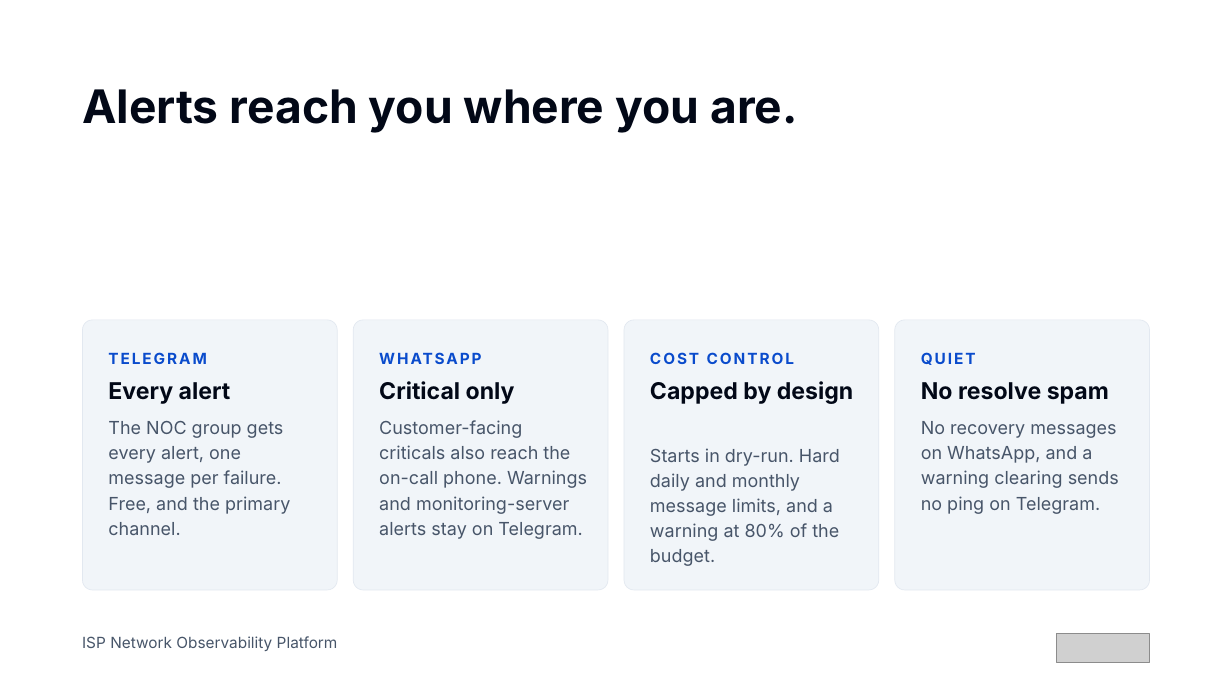
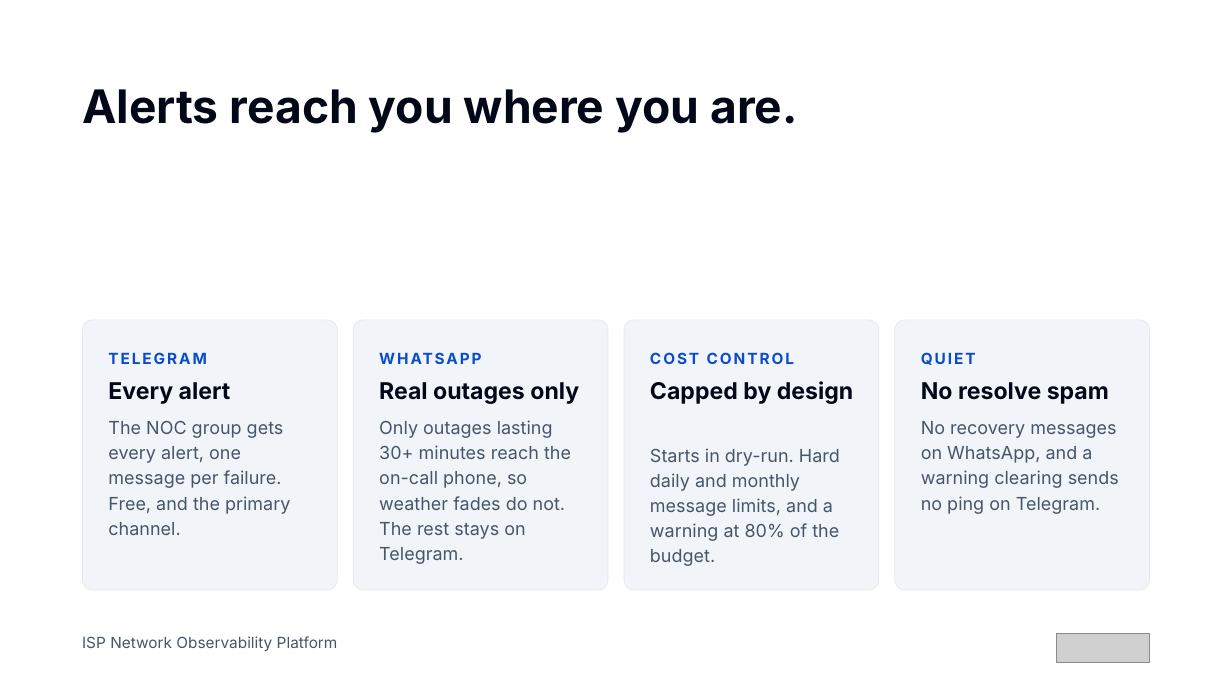
Before and after one commit to ValCee1/ISP-Observability-Platform, a slide deck: slide 10 of docs/ISP Network Observability Platform Pilot Proposal.pptx. Drawn at 1232x693 pixels with LibreOffice and Linux fonts; fonts in the diff are those of the drawing; grey boxes stand for pictures. Boxes give left, top, right and bottom in pixels: in the first picture for what was removed or moved away, otherwise in the second. Text is boxed around its words. In the diff, an @@ line names an element or a change of style, - is before the commit and + after.

```diff
--- a/docs/ISP Network Observability Platform Pilot Proposal.pptx
+++ b/docs/ISP Network Observability Platform Pilot Proposal.pptx
@@ text at bbox=[379, 382, 579, 404]: text changed @@
-Critical only
+Real outages only
@@ text at bbox=[379, 420, 571, 564]: text changed @@
-Customer-facing criticals also reach the on-call phone. Warnings and monitoring-server alerts stay on Telegram.
+Only outages lasting 30+ minutes reach the on-call phone, so weather fades do not. The rest stays on Telegram.
```
Also in this commit, not shown: 4 other files.
